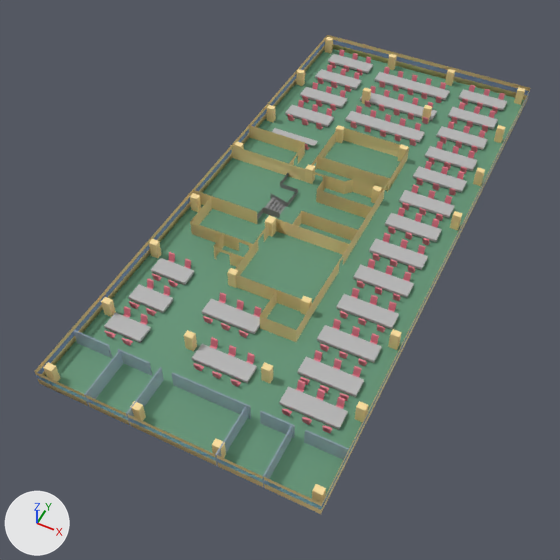
An edit to the OBJ model models/tablas2-P1.obj, drawn before and after from the same camera.
Before and after are seen from a 50 mm lens placed at (3.6, -11.9, 12.1), pointed at (-1.6, -1.5, -0.8). The lights are fixed; the arrows at lower left show +X, +Y and +Z. Where no turn or scale is listed for an object, it has been applied to the vertices. Vertices at the same position are counted once.

In view in the first picture: 'Salas_Cube.001', 'centro_ascensor_Plane.001', 'columnas_Cube.003', 'escaleras1_Plane.004', 'pared2_Plane', 'silla_paredes_Plane'.
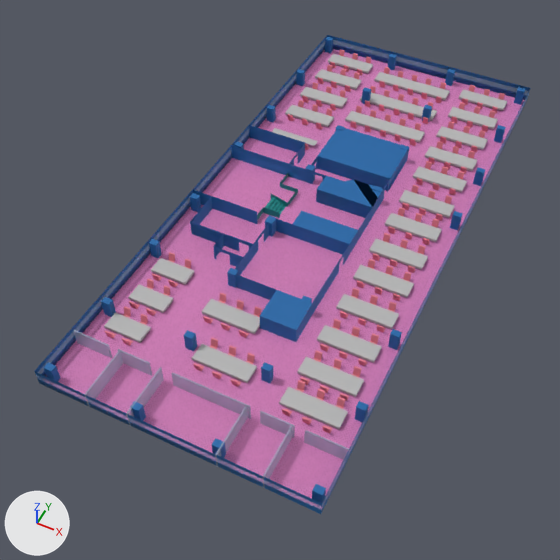
Commit message: Tablas II  planta 1

Pixel boxes (x1, y1, x2, y2) of what changed, in the pictures (560 x 560 px):
'pared2_Plane', recoloured (green to pink)
    both: (35, 35, 530, 514)
'columnas_Cube.003', recoloured (yellow to blue)
    both: (44, 37, 525, 503)
'escaleras1_Plane.004', recoloured (grey to cyan)
    both: (257, 173, 298, 220)
part 1 of me_centro_ascensor_plane_001, added (blue)
    after: (260, 128, 409, 330)
part 2 of me_centro_ascensor_plane_001, recoloured (yellow to blue)
    both: (190, 125, 409, 342)

The edits, one by one:
Picture 'floorTexture.jpg' (img_floortexture_jpg) is new.
Material 'purple2' (mat_purple2) is new.
Its texture is img_floortexture_jpg.
Its roughness is 0.693.
Material 'blue3' (mat_blue3) is new.
Its base color is (0.007, 0.127, 0.376) (blue #1464a5).
Its roughness is 0.693.
Material 'aqua2' (mat_aqua2) is new.
Its base color is (0.000607, 0.231, 0.231) (cyan #028484).
Its roughness is 0.693.
me_centro_ascensor_plane_001 is used by ob_centro_ascensor_plane_001; location (0.0, 0.0, 0.0).
Verts and faces of me_centro_ascensor_plane_001; kept vertices keep their numbers, new ones are numbered from 148.
Before the commit, vertices of me_centro_ascensor_plane_001: 2 (0.0, -3.0, 0.0) at pixel (312, 303), 7 (0.0, -1.0, 0.0) at pixel (349, 244), 9 (-2.0, 0.0, 0.0) at pixel (301, 210), 11 (0.0, 0.0, 0.0) at pixel (358, 230), 12 (-2.0, -1.0, 0.0) at pixel (292, 224).
Before the commit, vertices of me_centro_ascensor_plane_001: 14 (-2.0, 0.0, 0.0) at pixel (316, 189), 17 (0.0, 0.0, 0.0) at pixel (372, 207), 18 (-1.0, 1.0, 0.0) at pixel (353, 179), 21 (0.0, 1.0, 0.0) at pixel (383, 188), 23 (-2.0, 1.0, 0.0) at pixel (326, 175).
Before the commit, vertices of me_centro_ascensor_plane_001: 24 (-1.0, 1.0, 0.0) at pixel (345, 181), 69 (0.0, 3.0, 0.0) at pixel (409, 147), 81 (0.0, -4.0, 0.0) at pixel (296, 330), 82 (-1.0, -4.0, 0.0) at pixel (259, 315), 92 (-1.0, -3.0, 0.0) at pixel (276, 290).
Before the commit, vertices of me_centro_ascensor_plane_001: 109 (-2.0, 3.0, 0.0) at pixel (339, 126), 142 (0.0, 1.0, 0.0) at pixel (390, 178), 145 (-2.0, 1.0, 0.0) at pixel (317, 155).
me_centro_ascensor_plane_001 had 148 vertices, 71 faces and spanned x -4.0..775.0, y -4.0..3.0, z 0.0.
me_centro_ascensor_plane_001 now has 148 vertices, 77 faces and spans x -4.0..775.0, y -4.0..3.0, z 0.0.
Part 1, on me_centro_ascensor_plane_001:
New faces: (69, 109, 145, 142), (7, 11, 9, 12), (2, 92, 82, 81), (14, 24, 23), (17, 21, 18), (14, 18, 17).
me_centro_ascensor_plane_001 part 2: 71 faces spanning x -4.0..775.0, y -4.0..3.0, z 0.0 switch from mat_material_003 (yellow #ecd294) to mat_blue3 (blue #1464a5).
me_columnas_cube_003 has 240 vertices, 178 faces and spans x -4.07..1.62, y -6.41..6.28, z -0.01..0.4.
me_columnas_cube_003 no longer uses material mat_material_002 (yellow #f7dc9b).
me_columnas_cube_003 now uses material mat_blue3 (blue #1464a5).
me_escaleras1_plane_004 has 38 vertices, 15 faces and spans x -2.57..-2.11, y -0.92..0.85, z -0.01..0.24.
me_escaleras1_plane_004 no longer uses material mat_material_007 (grey #878787).
me_escaleras1_plane_004 now uses material mat_aqua2 (cyan #028484).
me_pared2_plane has 16 vertices, 13 faces and spans x -4.13..1.72, y -6.54..6.38, z 0.0..0.4.
me_pared2_plane no longer uses material mat_pared (yellow #ecd294).
me_pared2_plane no longer uses material mat_suelo (green #619476).
me_pared2_plane now uses material mat_blue3 (blue #1464a5).
me_pared2_plane now uses material mat_purple2 (picture img_floortexture_jpg).
